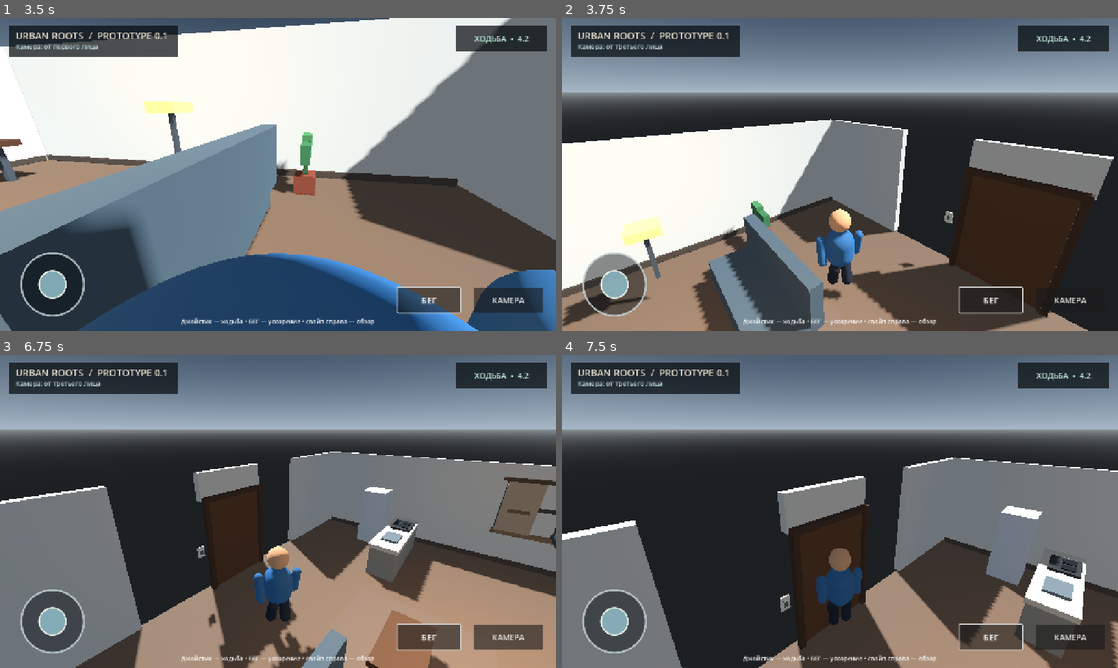
Above: before the commit, frames 1-4 (two rows, left to right).
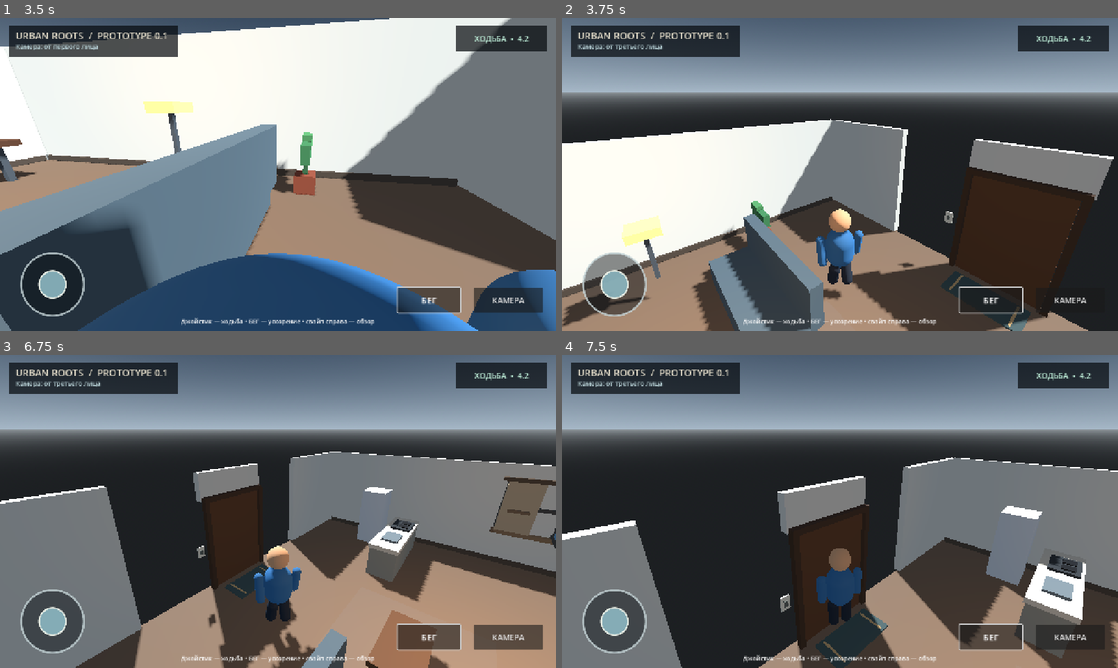
Above: after the commit, the same moments.

Repository: filesgloom-png/URBAN-ROOTS
Game: Godot game, scene res://scenes/main.tscn
The game is run twice, just before and just after one commit, with the same random seed, the same clock (stepped at 60 frames per second) and the same inputs.
Inputs (mouse positions are in pixels of both pictures, inside the frame that each line leads up to):
- Up to frame 1 (3.5 s): click "КАМЕРА" at 0.5 s; click "БЕГ" at 1.25 s; tap Enter at 2 s; drag from (50, 284) to (333, 105) at 2.02 s; drag from (166, 190) to (250, 237) at 2.77 s
- Up to frame 2 (3.75 s): tap Space at 3.5 s; move the mouse to (895, 105) at 3.52 s; hold D (move_right) from 3.53 s (still down); tap V at 3.6 s
- Up to frame 3 (6.75 s): release D (move_right) at 4.25 s; drag from (250, 574) to (111, 464) at 4.27 s; tap Enter at 5 s; move the mouse to (444, 558) at 5.02 s; hold A (move_left) 5.03-5.75 s; tap V at 5.1, 6.6 s; drag from (111, 464) to (194, 433) at 5.77 s; tap Space at 6.5 s; move the mouse to (305, 511) at 6.52 s; hold S (move_back) from 6.53 s (still down); click (305, 511) at 6.67 s
- Up to frame 4 (7.5 s): release S (move_back) at 7.25 s; drag from (756, 433) to (728, 527) at 7.27 s

Frame 1 is identical in both runs. In frame 2, 0.6% of the frame differs, in the area x 68-85%, y 80-100%; in frame 3, 0.3%; in frame 4, 1.2%, in the area x 45-59%, y 80-100%.

Commit message:
Add apartment entry mat

Diff:
--- a/scripts/main.gd
+++ b/scripts/main.gd
@@ -98,6 +98,9 @@
 	_box(self, "DoorFrameTop", Vector3(1.95, 0.12, 0.14), Vector3(0, 2.54, 5.82), Color(0.25, 0.18, 0.13), false)
 	_box(self, "LightSwitchPlate", Vector3(0.18, 0.28, 0.035), Vector3(1.2, 1.25, 5.82), Color(0.82, 0.8, 0.72), false)
 	_box(self, "LightSwitchToggle", Vector3(0.07, 0.12, 0.025), Vector3(1.2, 1.25, 5.79), Color(0.35, 0.37, 0.34), false)
+	_box(self, "EntryMat", Vector3(1.5, 0.035, 0.72), Vector3(0, 0.025, 5.25), Color(0.22, 0.29, 0.29), false)
+	_box(self, "EntryMatStripeLeft", Vector3(0.045, 0.012, 0.62), Vector3(-0.56, 0.048, 5.25), Color(0.68, 0.56, 0.38), false)
+	_box(self, "EntryMatStripeRight", Vector3(0.045, 0.012, 0.62), Vector3(0.56, 0.048, 5.25), Color(0.68, 0.56, 0.38), false)
 	_box(self, "BedBase", Vector3(2.1, 0.35, 2.8), Vector3(-3.4, 0.2, -3.1), Color(0.32, 0.25, 0.22))
 	_box(self, "Mattress", Vector3(2.0, 0.22, 2.65), Vector3(-3.4, 0.48, -3.1), Color(0.85, 0.83, 0.77), false)
 	_box(self, "Pillow", Vector3(1.2, 0.16, 0.5), Vector3(-3.4, 0.65, -4.05), Color(0.92, 0.9, 0.85), false)
